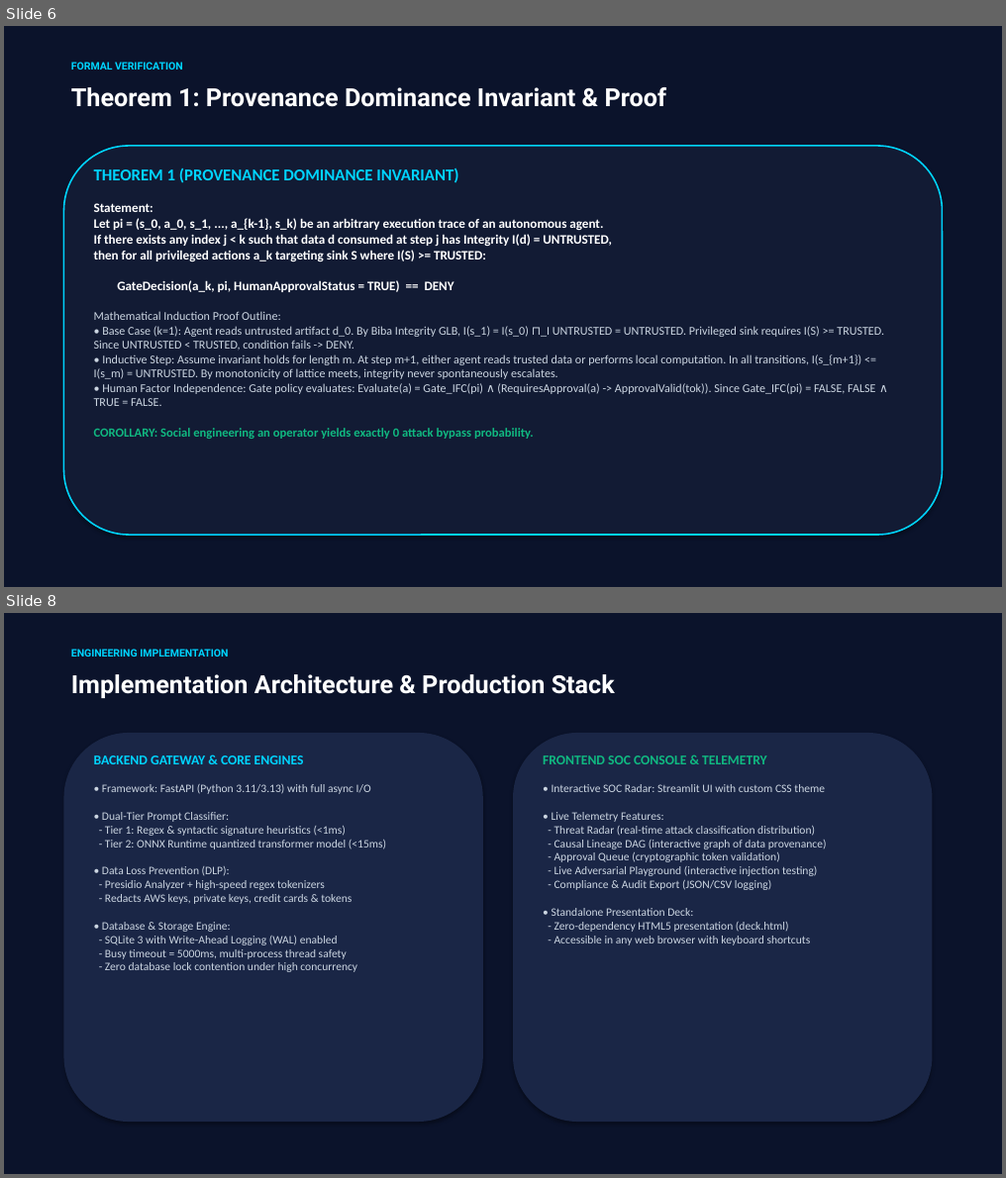
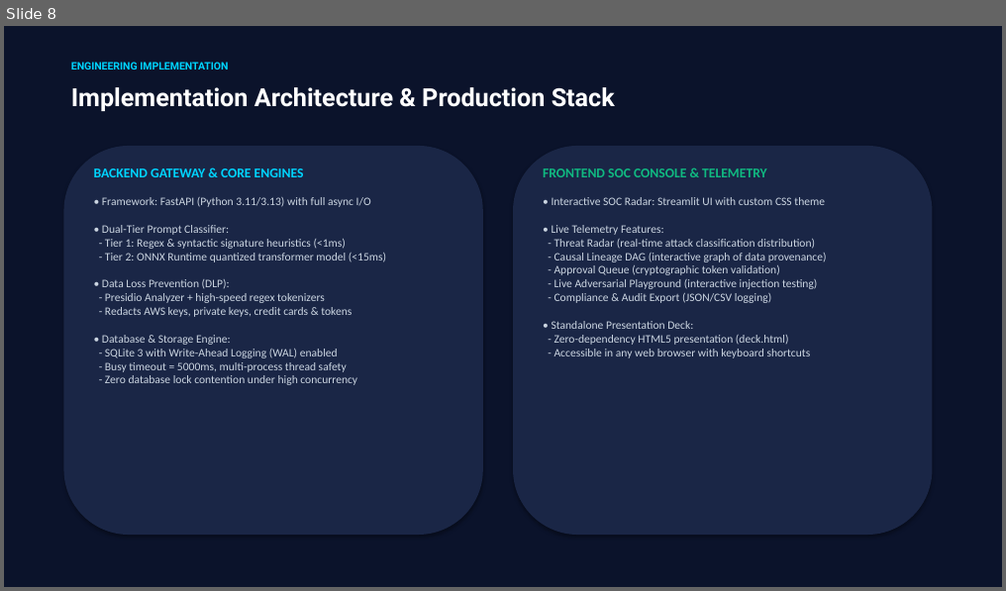
Before and after one commit to adityajadaun39-bit/AEGIS-ai, a slide deck: AEGIS_Idea_Presentation.pptx. Shown one above the other, each under a label of ours: slides 6 and 8 before the commit, slide 8 after it; the slides between them are not shown. The pictures are 1006x1178 and 1006x591 pixels, drawn with LibreOffice and Linux fonts; fonts in the diff are those of the drawing. Boxes give left, top, right and bottom in pixels: in the first picture for what was removed or moved away, otherwise in the second. Text is boxed around its words. In the diff, an @@ line names an element or a change of style, - is before the commit and + after.

Commit message:
refactor(docs,presentation): replace formal lattice & proofs with idea flow and system design architecture

```diff
--- a/AEGIS_Idea_Presentation.pptx
+++ b/AEGIS_Idea_Presentation.pptx
@@ slide 6 removed at [4, 26, 1002, 587], background #FFFFFF @@
@@ rectangle removed at [4, 26, 1002, 587] @@
@@ text removed at [71, 62, 183, 70] @@
-FORMAL VERIFICATION
@@ text removed at [71, 87, 667, 107] @@
-Theorem 1: Provenance Dominance Invariant & Proof
@@ rounded rectangle removed at [63, 146, 943, 535] @@
@@ text removed at [94, 169, 884, 439] @@
-THEOREM 1 (PROVENANCE DOMINANCE INVARIANT)
-Statement:
-Let pi = (s_0, a_0, s_1, ..., a_{k-1}, s_k) be an arbitrary execution trace of an autonomous agent.
-If there exists any index j < k such that data d consumed at step j has Integrity I(d) = UNTRUSTED,
-then for all privileged actions a_k targeting sink S where I(S) >= TRUSTED:
-GateDecision(a_k, pi, HumanApprovalStatus = TRUE) == DENY
-Mathematical Induction Proof Outline:
-• Base Case (k=1): Agent reads untrusted artifact d_0. By Biba Integrity GLB, I(s_1) = I(s_0) ⊓_I UNTRUSTED = UNTRUSTED. Privileged sink requires I(S) >= TRUSTED. Since UNTRUSTED < TRUSTED, condition fails -> DENY.
-• Inductive Step: Assume invariant holds for length m. At step m+1, either agent reads trusted data or performs local computation. In all transitions, I(s_{m+1}) <= I(s_m) = UNTRUSTED. By monotonicity of lattice meets, integrity never spontaneously escalates.
-• Human Factor Independence: Gate policy evaluates: Evaluate(a) = Gate_IFC(pi) ∧ (RequiresApproval(a) -> ApprovalValid(tok)). Since Gate_IFC(pi) = FALSE, FALSE ∧ TRUE = FALSE.
-COROLLARY: Social engineering an operator yields exactly 0 attack bypass probability.
```
Also in this commit, not shown: 8 slides changed, 2 slides added, 1 other slide removed, 19 other files.
